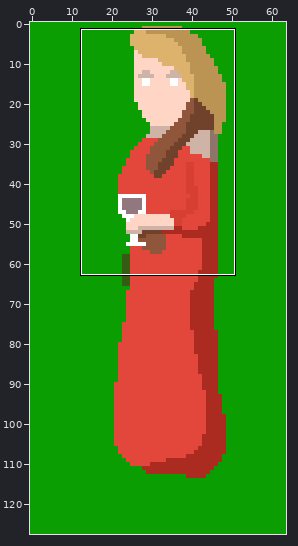
A pixel-art file gets an edit: res/mother.aseprite. The picture above shows the old version from afar; the outline marks the close-up.
Close-up. Before:
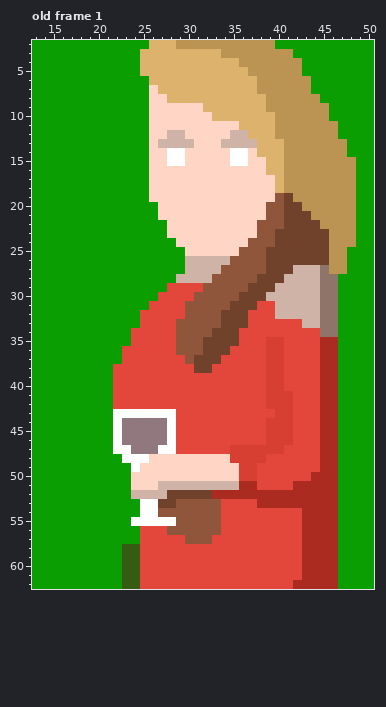
64x128 pixels, 4 frames. Colours within 5 levels of each other are drawn and written as one. Shown: old frame 1: x 13..50, y 2..62. The commit also changed other frames or places, which this record leaves out.
The same view after the edit:
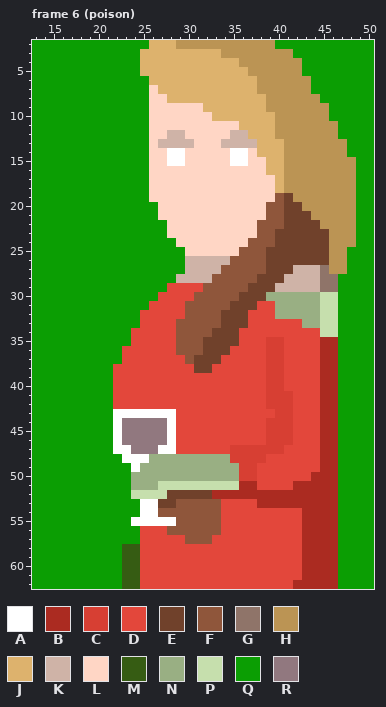
Palette (. is transparent): A #ffffff  B #ab2b21  C #d73f33  D #e3473b  E #70412b  F #8f563b  G #8f7469  H #bb9454  J #ddb26d  K #cfb3a7  L #ffd6c5  M #365c13  N #99af83  P #c6dfad  Q #0b9e03  R #91787f
A new or re-ordered frame is compared with the old frame closest to it.
Changes in this commit:
frames 4 -> 9
Frame 6 (poison) is new; against old frame 1:
Colour K gives way to colour N in row 30 at x 39 to 44; in rows 31 to 32 at x 40 to 44; in row 33 at x 43 to 44.
Colour L gives way to colour N in row 48 at x 26 to 34; in row 49 at x 25 to 35; in row 50 at x 24 to 35; in row 51 at x 24 to 26.
Colour G gives way to colour P in rows 30 to 34 at x 45 to 46.
Colour K gives way to colour P in row 51 at x 27 to 35; in row 52 at x 24 to 27.
Changed places in both close-ups, as pixel boxes (x1, y1, x2, y2):
changed: (266, 292, 338, 337)
changed: (131, 454, 239, 499)
